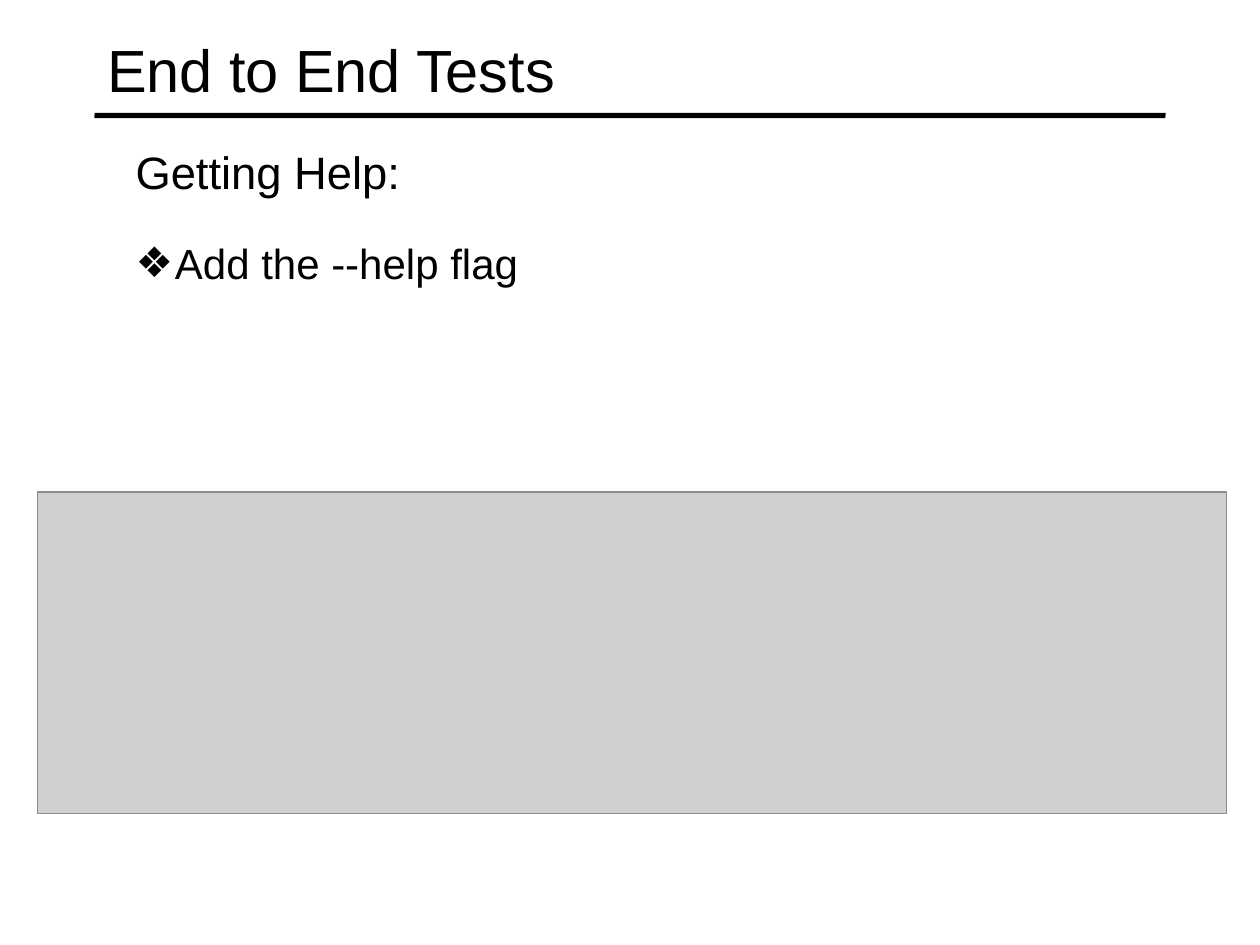
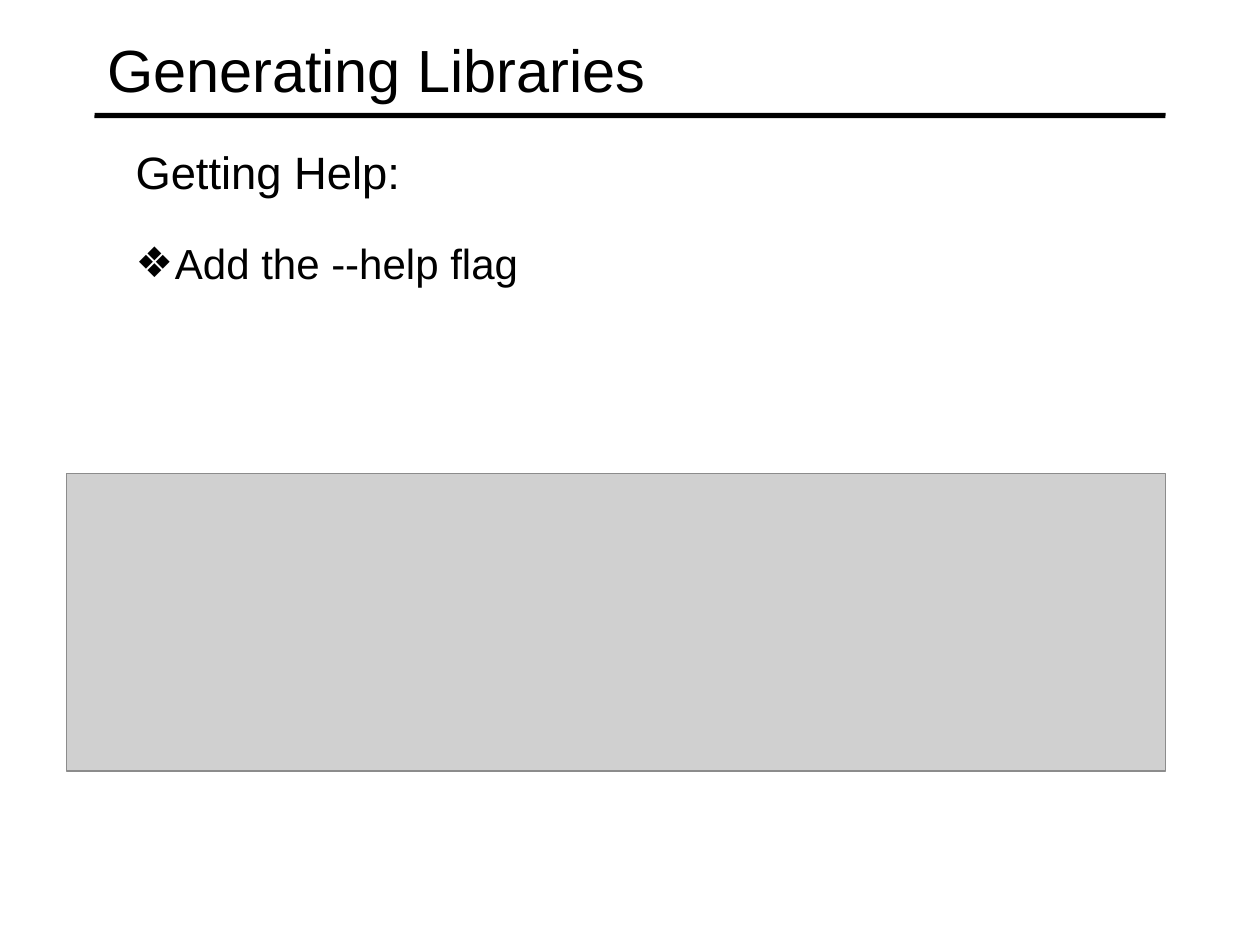
Before and after one commit to specter01wj/Jago_Link_Training, a slide deck: slide 11 of Angular/Angular7/Angular CLI/8.Tooling Features/L8_Tooling Features.ppt. Drawn at 1260x945 pixels with LibreOffice and Linux fonts; fonts in the diff are those of the drawing; grey boxes stand for pictures. Boxes give left, top, right and bottom in pixels: in the first picture for what was removed or moved away, otherwise in the second. Text is boxed around its words. In the diff, an @@ line names an element or a change of style, - is before the commit and + after.

```diff
--- a/Angular/Angular7/Angular CLI/8.Tooling Features/L8_Tooling Features.ppt
+++ b/Angular/Angular7/Angular CLI/8.Tooling Features/L8_Tooling Features.ppt
@@ title at bbox=[107, 49, 645, 102]: text changed @@
-End to End Tests
+Generating Libraries
@@ picture: place and size @@
-picture at bbox=[38, 491, 1227, 813]
+picture at bbox=[67, 474, 1166, 771]
```
Also in this commit, not shown: 3 other slides changed, 9 slides added, 5 slides removed.
